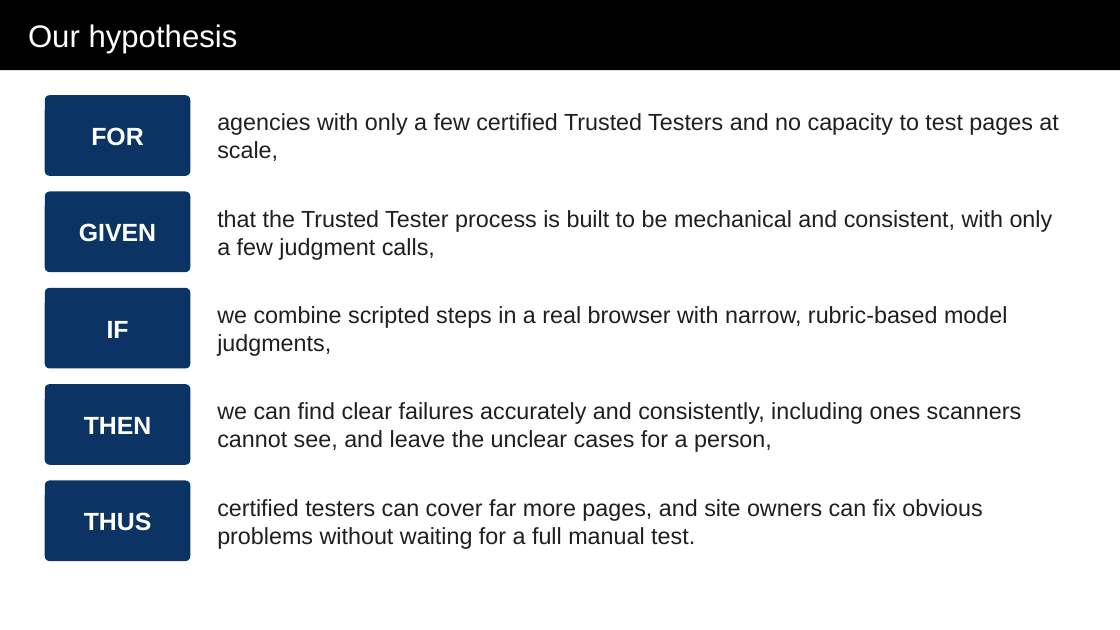
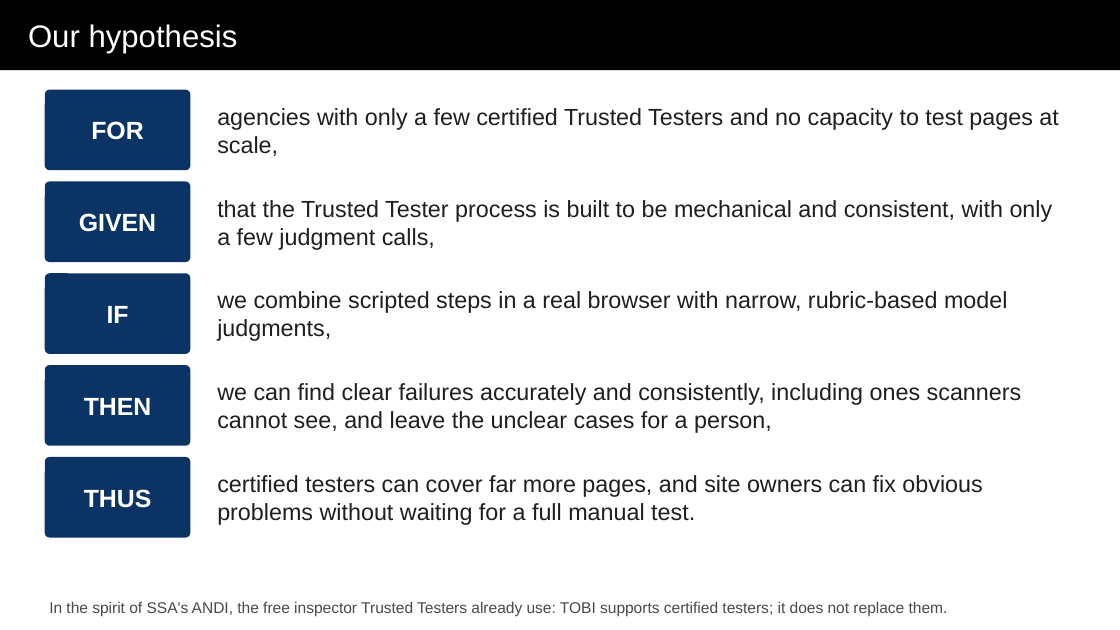
Before and after one commit to abbybowman/tobi508, a slide deck: slide 3 of docs/hackathon/out/TOBI-deck.pptx. Drawn at 1120x630 pixels with LibreOffice and Linux fonts; fonts in the diff are those of the drawing. Boxes give left, top, right and bottom in pixels: in the first picture for what was removed or moved away, otherwise in the second. Text is boxed around its words. In the diff, an @@ line names an element or a change of style, - is before the commit and + after.

```diff
--- a/docs/hackathon/out/TOBI-deck.pptx
+++ b/docs/hackathon/out/TOBI-deck.pptx
@@ 2 texts, 1 rounded rectangle: place and size @@
-2 texts, 1 rounded rectangle at box(45, 95, 1058, 176)
+2 texts, 1 rounded rectangle at box(45, 90, 1058, 170)
@@ 2 texts, 1 rounded rectangle: place and size @@
-2 texts, 1 rounded rectangle at box(45, 192, 1053, 272)
+2 texts, 1 rounded rectangle at box(45, 181, 1053, 262)
@@ 2 texts, 1 rounded rectangle: place and size @@
-2 texts, 1 rounded rectangle at box(45, 288, 1008, 368)
+2 texts, 1 rounded rectangle at box(45, 273, 1008, 354)
@@ 2 texts, 1 rounded rectangle: place and size @@
-2 texts, 1 rounded rectangle at box(45, 384, 1022, 465)
+2 texts, 1 rounded rectangle at box(45, 365, 1022, 446)
@@ 2 texts, 1 rounded rectangle: place and size @@
-2 texts, 1 rounded rectangle at box(45, 480, 982, 561)
+2 texts, 1 rounded rectangle at box(45, 457, 982, 538)
@@ text added at box(49, 601, 948, 617), 10 pt, text #4A4A4A @@
+In the spirit of SSA's ANDI, the free inspector Trusted Testers already use: TOBI supports certified testers; it does not replace them.
```
Also in this commit, not shown: 10 other slides changed, 3 other files.
